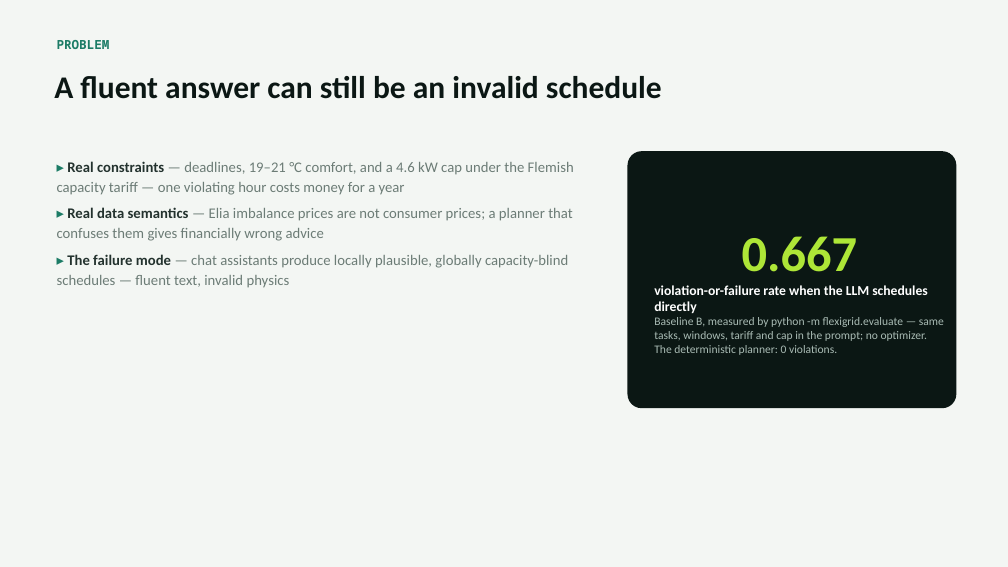
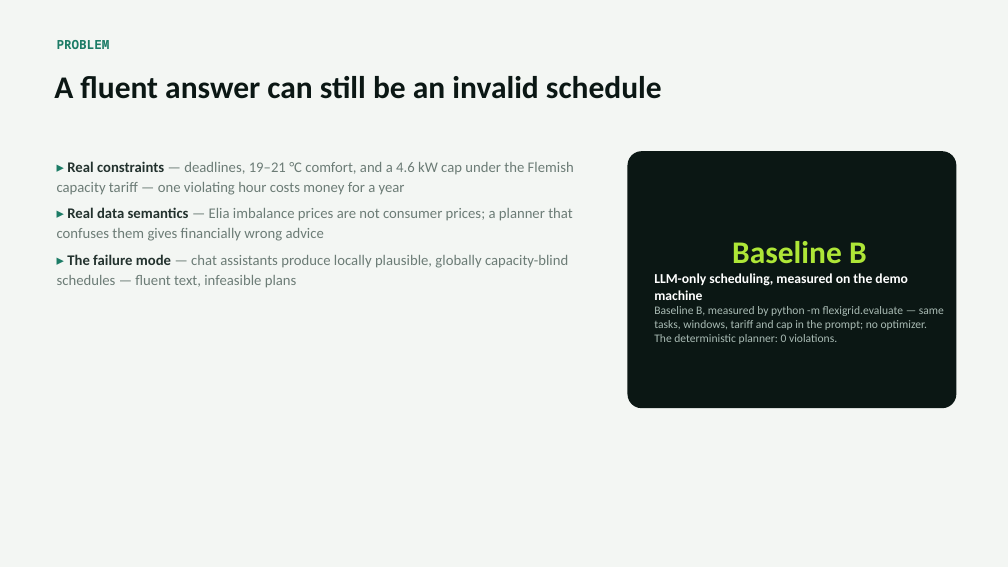
Before and after one commit to MahmoudAsadi97/FlexiGrid_AI, a slide deck: slide 2 of deliverables/FlexiGrid_AI_Defense_Deck.pptx. Drawn at 1008x567 pixels with LibreOffice and Linux fonts; fonts in the diff are those of the drawing. Boxes give left, top, right and bottom in pixels: in the first picture for what was removed or moved away, otherwise in the second. Text is boxed around its words. In the diff, an @@ line names an element or a change of style, - is before the commit and + after.

Commit message:
Documentation and deliverables polish for publication
- Professional tone pass across README, demo guide, submission checklist,
  deck and report generators; corrected informal phrasing
- Repository evaluation results now carry deterministic-only provenance;
  LLM-dependent tables state explicitly that they are populated by the
  demo-machine run (no reference-harness numbers in deliverables)
- Report and deck degrade gracefully where demo-machine measurements are
  pending; removed a hardcoded fallback figure
- Dynamic query counts in the evaluation report; clarified skipped-section
  wording

```diff
--- a/deliverables/FlexiGrid_AI_Defense_Deck.pptx
+++ b/deliverables/FlexiGrid_AI_Defense_Deck.pptx
@@ text at (57,254,568,288): text changed @@
-▸ The failure mode — chat assistants produce locally plausible, globally capacity-blind schedules — fluent text, invalid physics
+▸ The failure mode — chat assistants produce locally plausible, globally capacity-blind schedules — fluent text, infeasible plans
@@ text in rounded rectangle at (654,241,908,300): text changed @@
-0.667
-violation-or-failure rate when the LLM schedules directly
+Baseline B
+LLM-only scheduling, measured on the demo machine
```
Also in this commit, not shown: 5 other slides changed, 11 other files.
